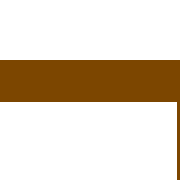
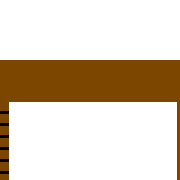
Layer changes from the first 180 x 180 image to the second:
painted on "Pasted Layer" over [0, 102, 9, 180]
